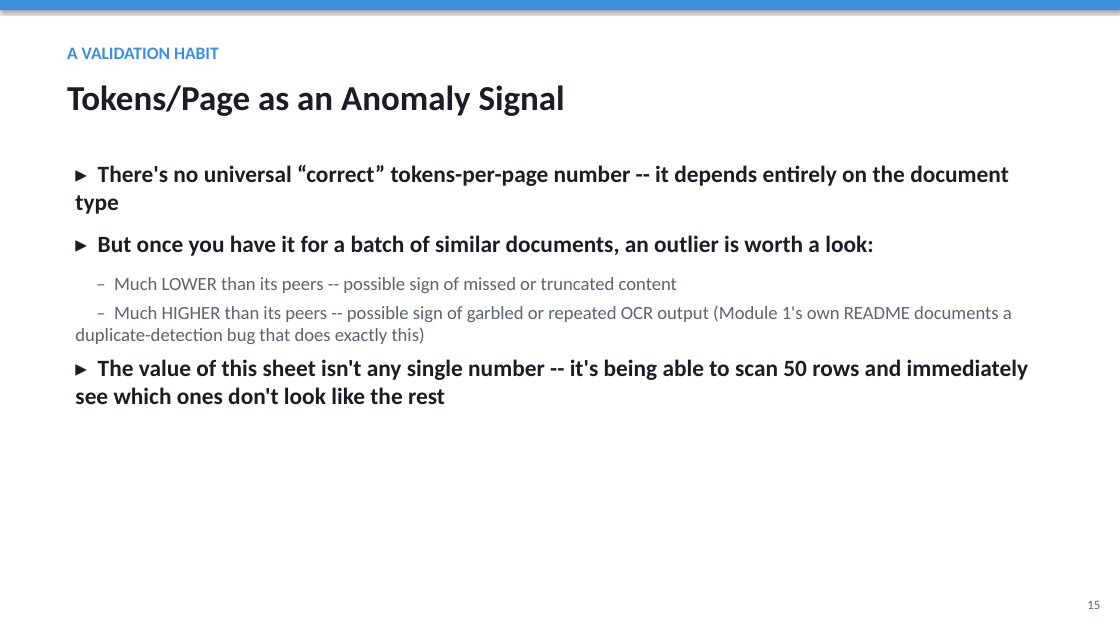
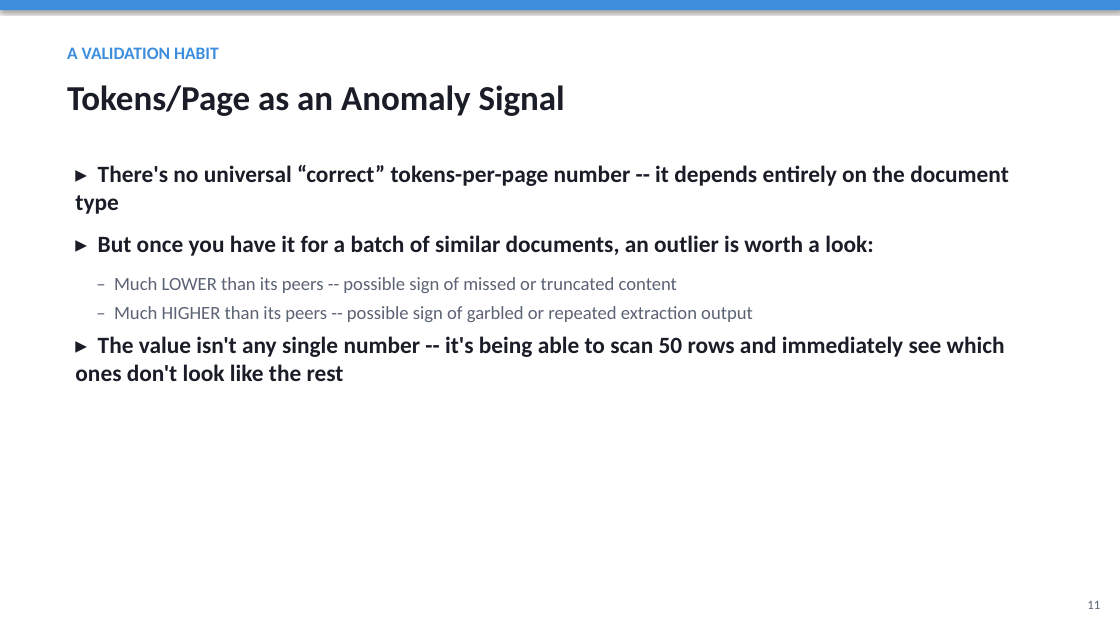
Before and after one commit to HITTESH2003/TRAINING, a slide deck: slide 11 of 2. ANALYSIS/Analysis_Module_Overview.pptx (slide 15 before the commit). Drawn at 1120x630 pixels with LibreOffice and Linux fonts; fonts in the diff are those of the drawing. Boxes give left, top, right and bottom in pixels: in the first picture for what was removed or moved away, otherwise in the second. Text is boxed around its words. In the diff, an @@ line names an element or a change of style, - is before the commit and + after.

```diff
--- a/2. ANALYSIS/Analysis_Module_Overview.pptx
+++ b/2. ANALYSIS/Analysis_Module_Overview.pptx
@@ text at box(75, 306, 1005, 381): text changed; size 16 to 20 pt; text colour #5B6374 to #1A1D27; bold on @@
-– Much HIGHER than its peers -- possible sign of garbled or repeated OCR output (Module 1's own README documents a duplicate-detection bug that does exactly this)
-▸ The value of this sheet isn't any single number -- it's being able to scan 50 rows and immediately see which ones don't look like the rest
+– Much HIGHER than its peers -- possible sign of garbled or repeated extraction output
+▸ The value isn't any single number -- it's being able to scan 50 rows and immediately see which ones don't look like the rest
@@ text at box(1087, 601, 1100, 609): text changed @@
-15
+11
```
Also in this commit, not shown: 9 other slides changed, 1 slide added, 5 slides removed, 1 other file.
